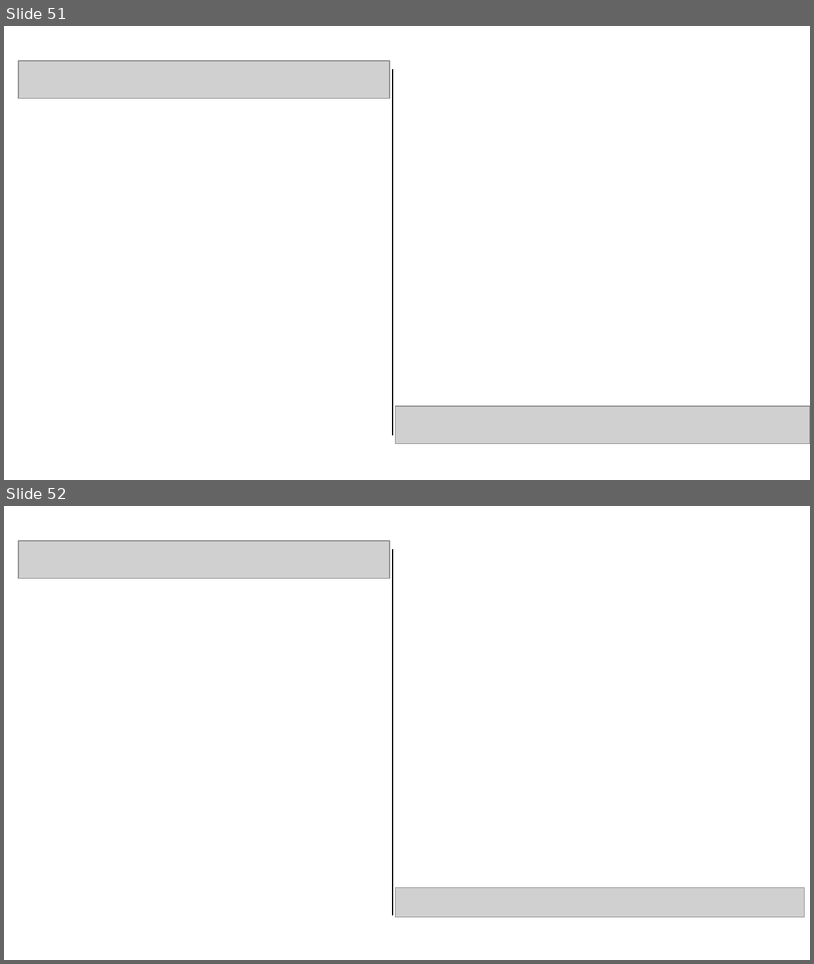
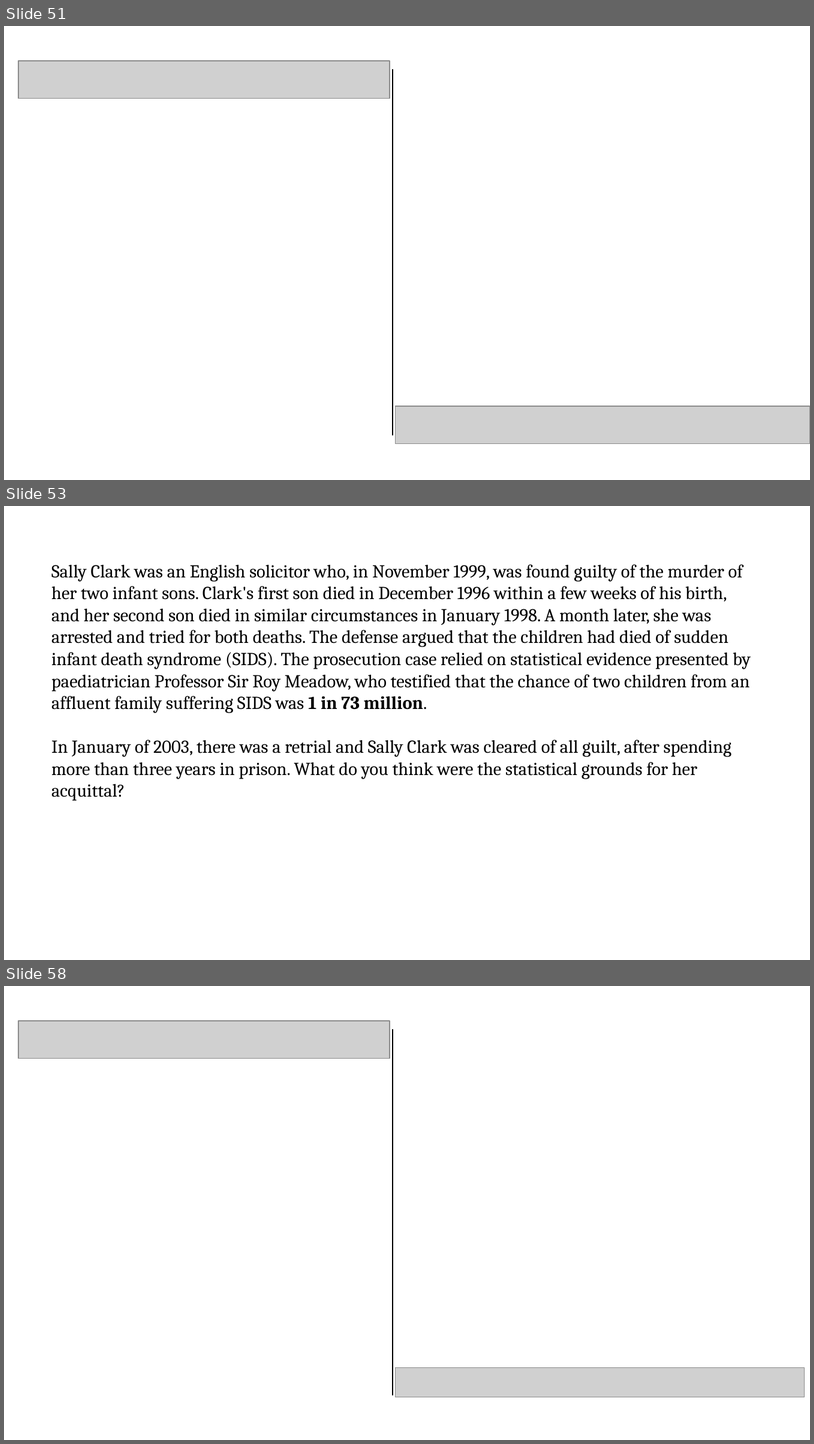
Before and after one commit to pvermees/geostats, a slide deck: slides/quizzes.odp. Shown one above the other, each under a label of ours: slides 51 and 52 before the commit, slides 51, 53 and 58 after it; the slides between them are not shown. The pictures are 814x964 and 814x1444 pixels, drawn with LibreOffice and Linux fonts; fonts in the diff are those of the drawing; grey boxes stand for pictures. Boxes give left, top, right and bottom in pixels: in the first picture for what was removed or moved away, otherwise in the second. Text is boxed around its words. In the diff, an @@ line names an element or a change of style, - is before the commit and + after.

```diff
--- a/slides/quizzes.odp
+++ b/slides/quizzes.odp
@@ slide 53 added at <box>4,506,810,960</box>, background #FFFFFF @@
@@ text added at <box>51,564,751,801</box>, 18 pt, text #000000 @@
+Sally Clark was an English solicitor who, in November 1999, was found guilty of the murder of her two infant sons. Clark's first son died in December 1996 within a few weeks of his birth, and her second son died in similar circumstances in January 1998. A month later, she was arrested and tried for both deaths. The defense argued that the children had died of sudden infant death syndrome (SIDS). The prosecution case relied on statistical evidence presented by paediatrician Professor Sir Roy Meadow, who testified that the chance of two children from an affluent family suffering SIDS was 1 in 73 million.
+In January of 2003, there was a retrial and Sally Clark was cleared of all guilt, after spending more than three years in prison. What do you think were the statistical grounds for her acquittal?
@@ what was slide 52 is now slide 58 @@
```
Also in this commit, not shown: 1 slide changed, 5 other slides added, 3 other files.
